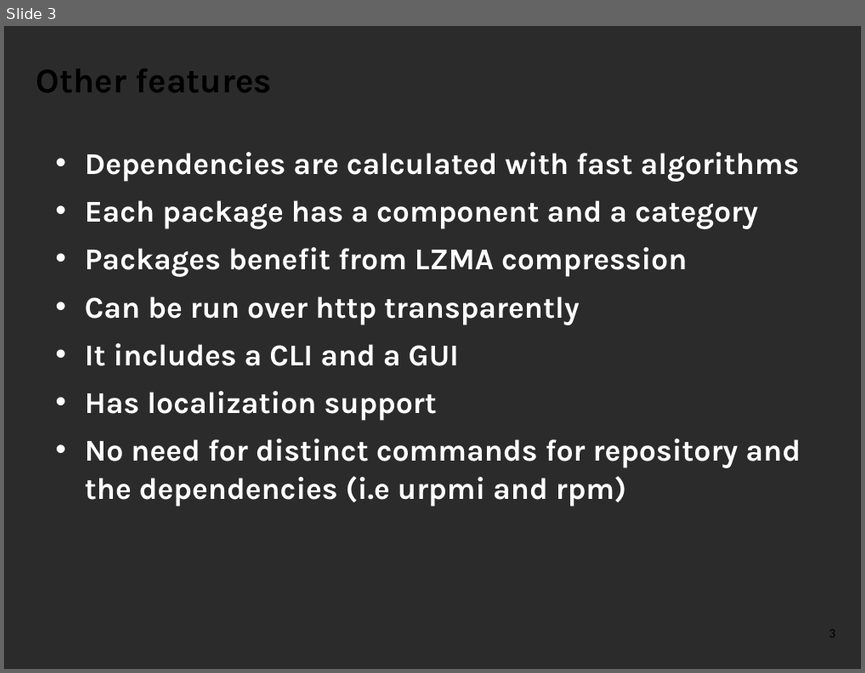
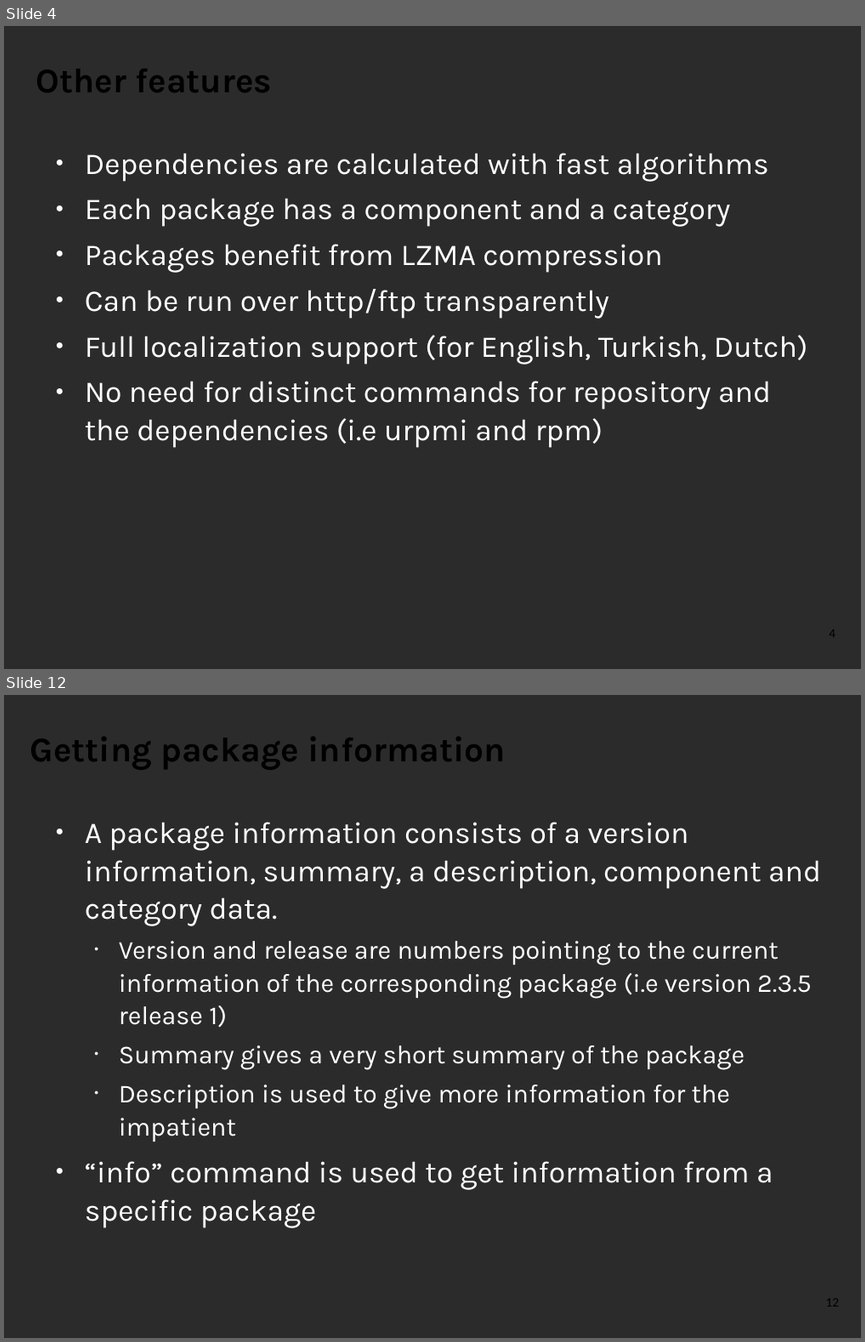
Before and after one commit to pars-linux/uludag, a slide deck: promotion/presentations/PardusGenel/introduction-to-pisi.odp. Shown one above the other, each under a label of ours: slide 3 before the commit, slides 4 and 12 after it; the slides between them are not shown. The pictures are 865x673 and 865x1342 pixels, drawn with LibreOffice and Linux fonts; fonts in the diff are those of the drawing; background and template pictures are left out; a plain dark background stands for a picture behind light text. Boxes give left, top, right and bottom in pixels: in the first picture for what was removed or moved away, otherwise in the second. Text is boxed around its words. In the diff, an @@ line names an element or a change of style, - is before the commit and + after.

```diff
--- a/promotion/presentations/PardusGenel/introduction-to-pisi.odp
+++ b/promotion/presentations/PardusGenel/introduction-to-pisi.odp
@@ slide 12 added at box(4, 695, 861, 1338), background picture (left out); not listed: 1 template element that a slide beside it also shows @@
@@ title added at box(30, 737, 506, 770), 32 pt, text #000000, bold @@
+Getting package information
@@ text added at box(85, 822, 821, 1227), 24 pt, text #FFFFFF @@
+● A package information consists of a version information, summary, a description, component and category data.
+  • Version and release are numbers pointing to the current information of the corresponding package (i.e version 2.3.5 release 1)
+  • Summary gives a very short summary of the package
+  • Description is used to give more information for the impatient
+● “info” command is used to get information from a specific package
@@ what was slide 3 is now slide 4 @@
@@ slide 4 changed as well @@
@@ text at box(85, 153, 771, 448): bold off in "Dependencies are calculated with fast algorithms", "Each package has a component and a ...", "Packages benefit from LZMA compression", "No need for distinct commands for repository ..."; bullet • to ●; less space between paragraphs @@
@@ text at box(85, 289, 808, 363): text changed; bold off @@
-• Can be run over http transparently
-• It includes a CLI and a GUI
-• Has localization support
+● Can be run over http/ftp transparently
+● Full localization support (for English, Turkish, Dutch)
@@ page number at box(828, 630, 835, 635): text changed @@
-3
+4
```
Also in this commit, not shown: 3 other slides changed, 22 other slides added, 5 slides removed.
